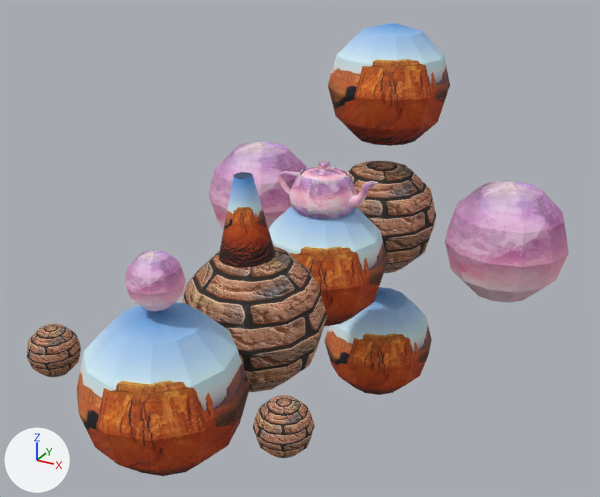
What one commit did to the FBX model FlavoGame/Resources/Models/Totem.FBX.
Camera for both pictures: a 50 mm camera at (1.59, -1.92, 1.6) aimed at (-0.01, 1.01, 0.14). Lighting does not change. The marker at lower left points along +X, +Y and +Z. Where no turn or scale is listed for an object, it has been applied to the vertices. Vertices at the same position are counted once.
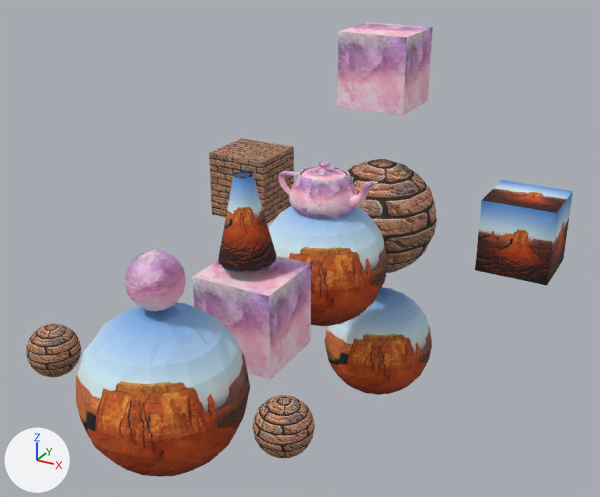
Edits to the bpy script that builds the scene:
```text
Change mat_03___default:
    mat_03___default.texture: img_brick_jpg -> img_pink_jpg
Change mat_01___default:
    mat_01___default.texture: img_pink_jpg -> img_brick_jpg
Change me_mesh_003:
    remove me_mesh_003.from_pydata(...)  # 62 vertices, 120 faces; spans x -0.1..0.1, y -0.1..0.1, z -0.1..0.1
    remove me_mesh_003.materials.append(mat_03___default)  # picture img_brick_jpg
    add me_mesh_003.from_pydata(...)  # 242 vertices, 480 faces; spans x -0.1..0.1, y -0.1..0.1, z -0.1..0.1
    me_mesh_003 part 2: 180 vertices added at x -0.096..0.096, y -0.096..0.095, z -0.098..0.098
    add me_mesh_003.materials.append(mat_01___default)  # picture img_brick_jpg
Change me_mesh_007:
    remove me_mesh_007.from_pydata(...)  # 62 vertices, 120 faces; spans x -0.3..0.3, y -0.3..0.3, z -0.3..0.3
    remove me_mesh_007.materials.append(mat_03___default)  # picture img_brick_jpg
    add me_mesh_007.from_pydata(...)  # 242 vertices, 480 faces; spans x -0.3..0.3, y -0.3..0.3, z -0.3..0.3
    me_mesh_007 part 3: 180 vertices added at x -0.287..0.287, y -0.287..0.287, z -0.294..0.294
    add me_mesh_007.materials.append(mat_01___default)  # picture img_brick_jpg
Change me_mesh_005:
    remove me_mesh_005.from_pydata(...)  # 62 vertices, 120 faces; spans x -0.3..0.3, y -0.3..0.3, z -0.3..0.3
    add me_mesh_005.from_pydata(...)  # 242 vertices, 480 faces; spans x -0.3..0.3, y -0.3..0.3, z -0.3..0.3
    me_mesh_005 part 4: 180 vertices added at x -0.287..0.287, y -0.287..0.287, z -0.294..0.294
Change me_mesh_002:
    remove me_mesh_002.from_pydata(...)  # 62 vertices, 120 faces; spans x -0.1..0.1, y -0.1..0.1, z -0.1..0.1
    remove me_mesh_002.materials.append(mat_03___default)  # picture img_brick_jpg
    add me_mesh_002.from_pydata(...)  # 242 vertices, 480 faces; spans x -0.1..0.1, y -0.1..0.1, z -0.1..0.1
    me_mesh_002 part 8: 180 vertices added at x -0.096..0.096, y -0.096..0.095, z -0.098..0.098
    add me_mesh_002.materials.append(mat_01___default)  # picture img_brick_jpg
Change me_mesh_001:
    remove me_mesh_001.from_pydata(...)  # 62 vertices, 120 faces; spans x -0.1..0.1, y -0.1..0.1, z -0.1..0.1
    remove me_mesh_001.materials.append(mat_01___default)  # picture img_pink_jpg
    add me_mesh_001.from_pydata(...)  # 242 vertices, 480 faces; spans x -0.1..0.1, y -0.1..0.1, z -0.1..0.1
    me_mesh_001 part 7: 180 vertices added at x -0.096..0.096, y -0.096..0.095, z -0.098..0.098
    add me_mesh_001.materials.append(mat_03___default)  # picture img_pink_jpg
Change me_mesh:
    remove me_mesh.from_pydata(...)  # 62 vertices, 120 faces; spans x -0.3..0.3, y -0.3..0.3, z -0.3..0.3
    add me_mesh.from_pydata(...)  # 242 vertices, 480 faces; spans x -0.3..0.3, y -0.3..0.3, z -0.3..0.3
    me_mesh part 1: 180 vertices added at x -0.287..0.287, y -0.287..0.287, z -0.294..0.294
Change me_mesh_006:
    remove me_mesh_006.from_pydata(...)  # 529 vertices, 992 faces; spans x -0.228..0.261, y -0.15..0.154, z -0.001..0.239
    remove me_mesh_006.materials.append(mat_01___default)  # picture img_pink_jpg
    add me_mesh_006.from_pydata(...)  # 2049 vertices, 3968 faces; spans x -0.228..0.261, y -0.15..0.154, z -0.001..0.239
    me_mesh_006 part 5: 1520 vertices added at x -0.227..0.26, y -0.148..0.153, z -0.001..0.239
    me_mesh_006 part 6: the surface is now shaded flat
    add me_mesh_006.materials.append(mat_03___default)  # picture img_pink_jpg
Remove ob_sphere007:
    ob_sphere007 = bpy.data.objects.new('Sphere007', me_mesh_010)
Remove ob_sphere002:
    ob_sphere002 = bpy.data.objects.new('Sphere002', me_mesh_004)
Remove ob_sphere005:
    ob_sphere005 = bpy.data.objects.new('Sphere005', me_mesh_008)
Remove ob_sphere006:
    ob_sphere006 = bpy.data.objects.new('Sphere006', me_mesh_009)
Add ob_box004:
    ob_box004 = bpy.data.objects.new('Box004', me_mesh_007_1)  # 1352 vertices, 2700 faces; spans x -0.172..0.172, y -0.165..0.165, z 0.0..0.36; in mat_02___default (picture img_desert_jpg)
    ob_box004.location = (0.755, 1.833, -0.106)
Add ob_box001:
    ob_box001 = bpy.data.objects.new('Box001', me_mesh_011_1)  # 1352 vertices, 2700 faces; spans x -0.172..0.172, y -0.165..0.165, z 0.0..0.36; in mat_03___default (picture img_pink_jpg)
    ob_box001.location = (0.0, 0.594, -0.154)
Add ob_box002:
    ob_box002 = bpy.data.objects.new('Box002', me_mesh_008_1)  # 1352 vertices, 2700 faces; spans x -0.172..0.172, y -0.165..0.165, z 0.0..0.36; in mat_03___default (picture img_pink_jpg)
    ob_box002.location = (0.0, 1.833, 0.603)
Add ob_box003:
    ob_box003 = bpy.data.objects.new('Box003', me_mesh_009_1)  # 1352 vertices, 2700 faces; spans x -0.172..0.172, y -0.165..0.165, z 0.0..0.36; in mat_01___default (picture img_brick_jpg)
    ob_box003.location = (-0.771, 1.833, -0.106)
```

Location of each change, (x1, y1, x2, y2) in pixels of the pictures (600 x 497 px):
'Sphere001', reshaped
    before: (77, 302, 250, 476)
    after: (76, 302, 250, 477)
'Sphere002', deleted (brown)
    before: (182, 246, 327, 392)
'Sphere005', deleted (pink)
    before: (445, 181, 569, 303)
'Sphere007', deleted (brown)
    before: (328, 23, 450, 146)
'Box001', added (pink)
    after: (193, 256, 311, 379)
'Sphere003', reshaped
    before: (269, 206, 388, 326)
    after: (268, 206, 388, 326)
'Box004', added
    after: (475, 180, 573, 285)
'Box002', added (pink)
    after: (337, 22, 433, 115)
'Sphere004', reshaped
    before: (347, 161, 436, 273)
    after: (347, 159, 437, 273)
'Box003', added (brown)
    after: (209, 138, 294, 224)
'Sphere006', deleted (pink)
    before: (209, 142, 308, 230)
'Teapot001', reshaped
    both: (279, 161, 378, 219)
'Sphere010', reshaped
    both: (253, 395, 315, 458)
'Sphere009', reshaped
    both: (125, 250, 186, 311)
'Sphere011', reshaped
    before: (27, 323, 81, 377)
    after: (26, 323, 81, 377)
part 1 of me_mesh, added
    after: (76, 302, 250, 477)
part 2 of me_mesh_003, added (brown)
    after: (26, 323, 81, 377)
part 3 of me_mesh_007, added (brown)
    after: (347, 159, 437, 273)
part 4 of me_mesh_005, added
    after: (268, 206, 388, 326)
part 5 of me_mesh_006, added (pink)
    after: (279, 161, 378, 219)
part 7 of me_mesh_001, added (pink)
    after: (125, 250, 186, 311)
part 8 of me_mesh_002, added (brown)
    after: (253, 395, 315, 458)
